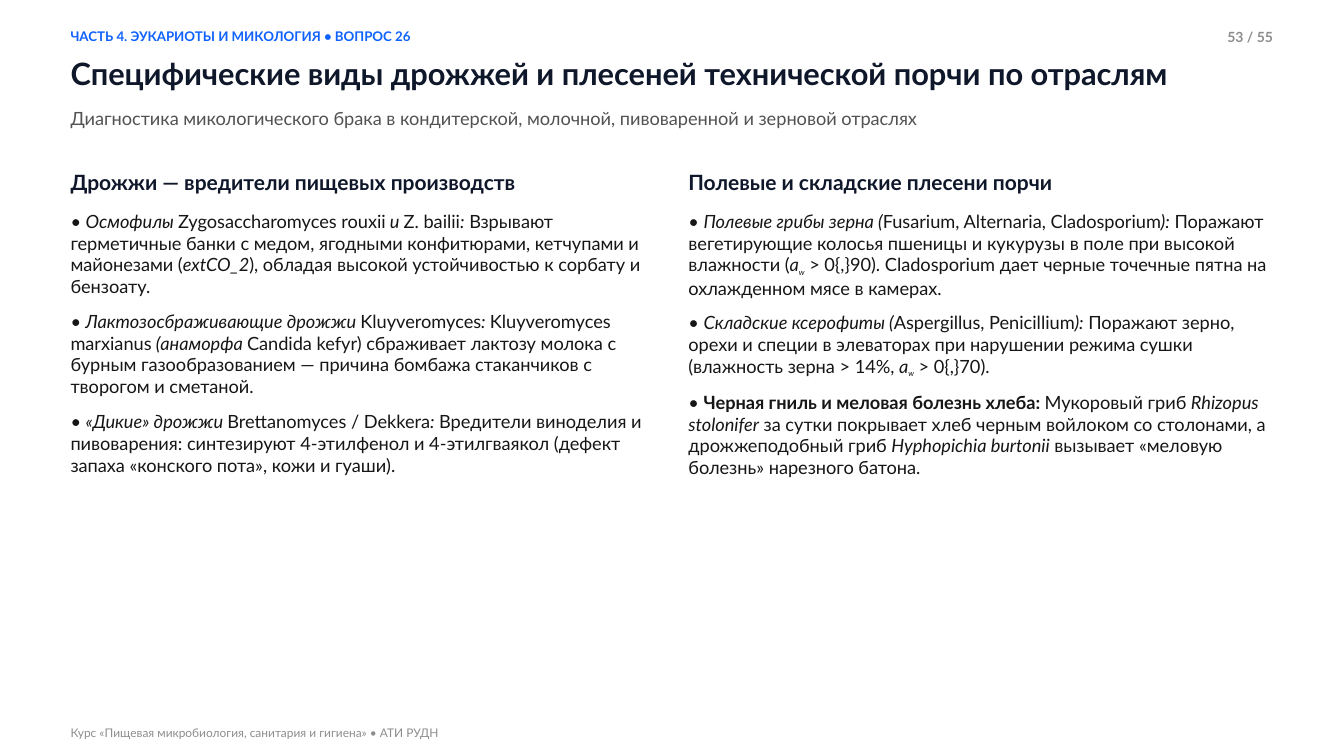
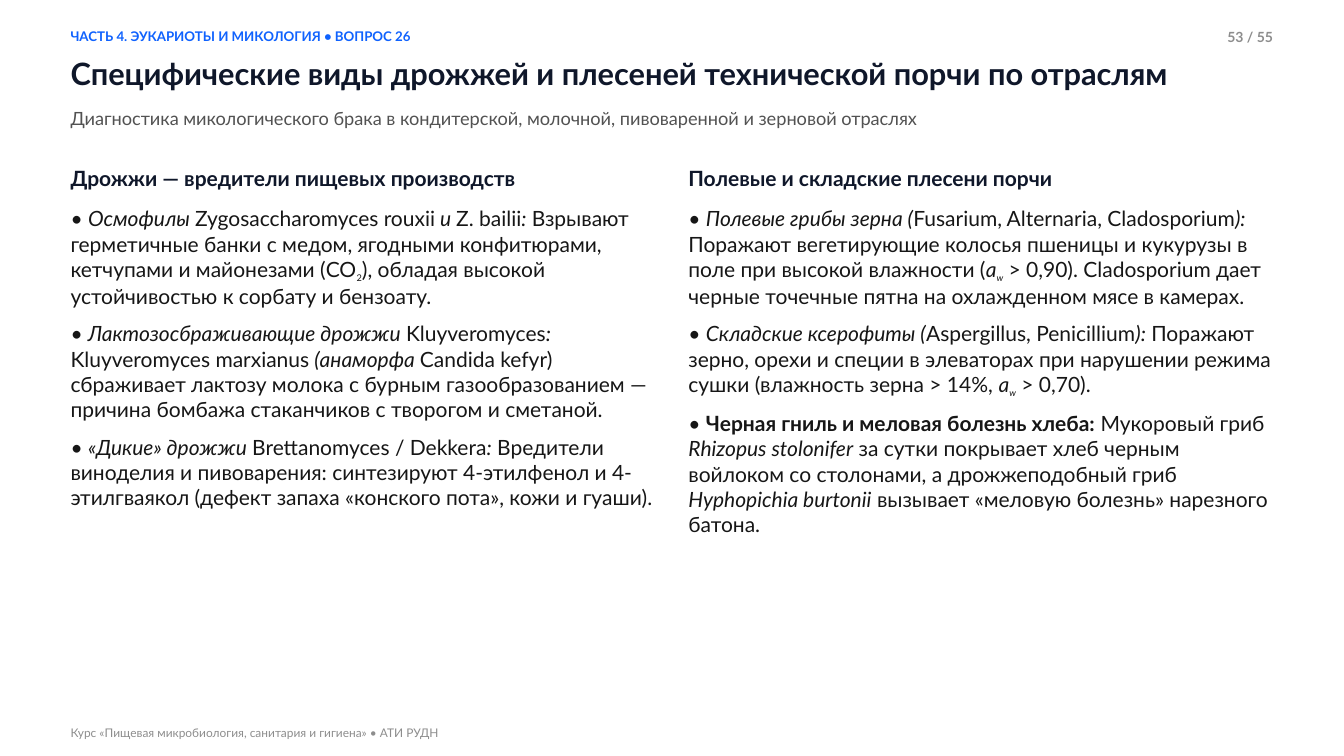
Before and after one commit to yaroslavtsevam/microbio-ati-rudn.github.io, a slide deck: slide 53 of assets/presentations/Lecture_02_Microbiology.pptx. Drawn at 1344x756 pixels with LibreOffice and Linux fonts; fonts in the diff are those of the drawing. Boxes give left, top, right and bottom in pixels: in the first picture for what was removed or moved away, otherwise in the second. Text is boxed around its words. In the diff, an @@ line names an element or a change of style, - is before the commit and + after.

Commit message:
Fix Lecture 2 presentation: enlarge body text in PPTX, fix math/chem formulas, transparent headerless SVG schemes, add 6 fungi illustrations

```diff
--- a/assets/presentations/Lecture_02_Microbiology.pptx
+++ b/assets/presentations/Lecture_02_Microbiology.pptx
@@ text at <box>71,210,629,308</box>: text changed; size 13 to 15 pt @@
-• Осмофилы Zygosaccharomyces rouxii и Z. bailii: Взрывают герметичные банки с медом, ягодными конфитюрами, кетчупами и майонезами (extCO_2), обладая высокой устойчивостью к сорбату и бензоату.
+• Осмофилы Zygosaccharomyces rouxii и Z. bailii: Взрывают герметичные банки с медом, ягодными конфитюрами, кетчупами и майонезами (CO2), обладая высокой устойчивостью к сорбату и бензоату.
@@ text at <box>688,210,1271,396</box>: text changed; size 13 to 15 pt @@
-• Полевые грибы зерна (Fusarium, Alternaria, Cladosporium): Поражают вегетирующие колосья пшеницы и кукурузы в поле при высокой влажности (aw > 0{,}90). Cladosporium дает черные точечные пятна на охлажденном мясе в камерах.
-• Складские ксерофиты (Aspergillus, Penicillium): Поражают зерно, орехи и специи в элеваторах при нарушении режима сушки (влажность зерна > 14%, aw > 0{,}70).
+• Полевые грибы зерна (Fusarium, Alternaria, Cladosporium): Поражают вегетирующие колосья пшеницы и кукурузы в поле при высокой влажности (aw > 0,90). Cladosporium дает черные точечные пятна на охлажденном мясе в камерах.
+• Складские ксерофиты (Aspergillus, Penicillium): Поражают зерно, орехи и специи в элеваторах при нарушении режима сушки (влажность зерна > 14%, aw > 0,70).
@@ text at <box>71,325,652,509</box>: size 13 to 15 pt in "• Лактозосбраживающие дрожжи Kluyveromyces: Kluyveromyces ma ...", "• «Дикие» дрожжи Brettanomyces / Dekkera: Вредители ..." @@
@@ text at <box>688,415,1267,532</box>: size 13 to 15 pt in "• Черная гниль и меловая болезнь хлеба: ..." @@
```
Also in this commit, not shown: 54 other slides changed, 20 other files.
